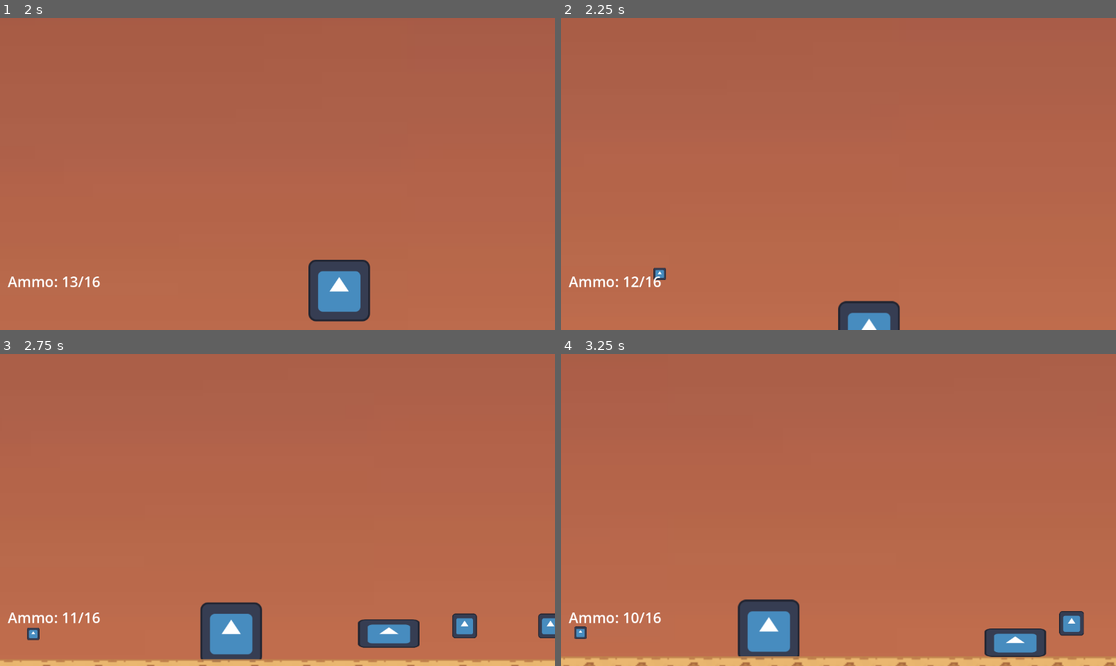
Above: before the commit, frames 1-4 (two rows, left to right).
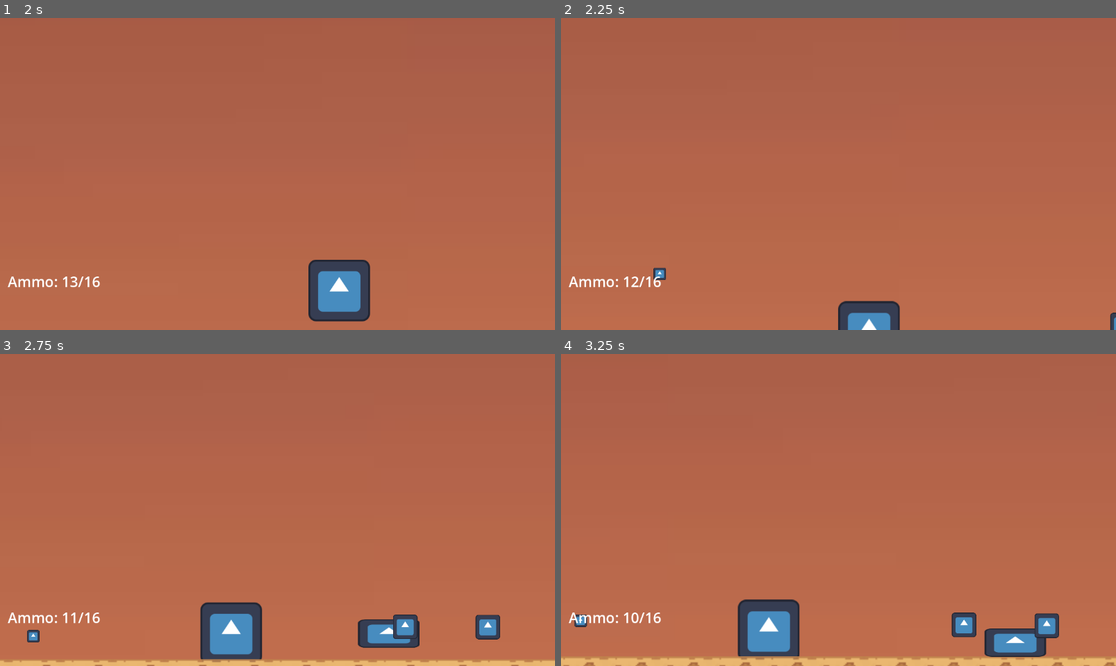
Above: after the commit, the same moments.

Repository: dzfrias/gladiator
Game: Godot game, scene res://scenes/level_playtest.tscn
Two runs of this game, one before a commit and one after it. Both use one fixed random seed, a clock stepped at 60 frames per second and the inputs below. This scene is started directly instead of the project's main scene. The engine's default icon, where the game draws it, is replaced by a stand-in: a white triangle on a blue panel in a dark square.
Inputs (mouse positions are in pixels of both pictures, inside the frame that each line leads up to):
- Up to frame 1 (2 s): move the mouse to (249, 236) at 0.52 s; press the mouse at (249, 236) at 0.53 s; hold D (right) from 0.53 s (still down); tap Space (jump) at 0.77, 1.07, 1.52, 1.82 s; move the mouse to (444, 220) at 1.27 s; release the mouse at (444, 220) at 1.28 s; tap S (crouch) at 1.35 s; click (444, 220) at 1.55 s
- Up to frame 2 (2.25 s): move the mouse to (672, 127) at 2.02 s; release D (right) at 2.03 s; press the mouse at (672, 127) at 2.03 s; hold A (left) from 2.03 s (still down)
- Up to frame 3 (2.75 s): keep holding A (left)
- Up to frame 4 (3.25 s): keep holding A (left); move the mouse to (866, 510) at 2.77 s; release the mouse at (866, 510) at 2.78 s; tap E (roll) at 2.85 s; tap Space (jump) at 3.02 s; click (866, 510) at 3.05 s

Frame 1 is identical in both runs. In frame 2, less than 0.1% of the frame differs, in the area x 98-100%, y 94-100%; in frame 3, 1.2%, in the area x 4-100%, y 83-93%; in frame 4, 1.2%.

Commit message:
Make shooter use a `Weapon`
This makes switching out the shooter's gun much easier, and makes the
logic more consistent.

Diff:
--- /dev/null
+++ b/resources/shooter.tres
@@ -0,0 +1,12 @@
+[gd_resource type="Resource" script_class="WeaponStats" load_steps=2 format=3 uid="uid://cm6ckunk22kfc"]
+
+[ext_resource type="Script" path="res://scripts/resources/weapon_stats.gd" id="1_axwou"]
+
+[resource]
+script = ExtResource("1_axwou")
+damage = 4.0
+reload_time = 5.0
+max_ammo = 3
+firing_interval = 0.2
+projectile_speed = 800.0
+angle_variance = 0.0245437
--- a/scenes/player.tscn
+++ b/scenes/player.tscn
@@ -51,6 +51,7 @@
 script = ExtResource("5_crqak")
 weapon_stats = ExtResource("6_0weg3")
 projectile_prefab = ExtResource("6_w2kq1")
+auto_reload = true
 
 [node name="MeleeBox" type="Area2D" parent="."]
 position = Vector2(123, 0)
--- a/scenes/shooter.tscn
+++ b/scenes/shooter.tscn
@@ -6,7 +6,9 @@
 [ext_resource type="Script" path="res://scripts/health.gd" id="3_arjap"]
 [ext_resource type="PackedScene" uid="uid://ch01mb13w86qc" path="res://assets/impact_particles.tscn" id="3_qpshq"]
 [ext_resource type="PackedScene" uid="uid://cp8jetrkdcjtc" path="res://scenes/health_bar_creator.tscn" id="5_mp71e"]
+[ext_resource type="Script" path="res://scripts/player/weapon.gd" id="5_rapbo"]
 [ext_resource type="Script" path="res://scripts/direction.gd" id="5_x6nd1"]
+[ext_resource type="Resource" uid="uid://cm6ckunk22kfc" path="res://resources/shooter.tres" id="6_cglso"]
 [ext_resource type="PackedScene" path="res://scenes/platform_detection.tscn" id="7_08p06"]
 
 [sub_resource type="RectangleShape2D" id="RectangleShape2D_d8kds"]
@@ -19,11 +21,6 @@
 collision_layer = 2
 collision_mask = 33
 script = ExtResource("1_a5ml5")
-projectile = ExtResource("2_5g1nj")
-projectile_speed = 600.0
-reload_time = 4.0
-shoot_cooldown_avg = 0.3
-shoot_cooldown_sd = 0.1
 impact_particle_prefab = ExtResource("3_qpshq")
 
 [node name="CollisionShape2D" type="CollisionShape2D" parent="."]
@@ -43,6 +40,11 @@
 [node name="CollisionShape2D" type="CollisionShape2D" parent="DetectionZone"]
 shape = SubResource("CircleShape2D_oetyt")
 
+[node name="Weapon" type="Node2D" parent="."]
+script = ExtResource("5_rapbo")
+weapon_stats = ExtResource("6_cglso")
+projectile_prefab = ExtResource("2_5g1nj")
+
 [node name="Direction" type="Node" parent="."]
 script = ExtResource("5_x6nd1")
 
--- a/scripts/enemies/shooter.gd
+++ b/scripts/enemies/shooter.gd
@@ -7,14 +7,6 @@
 @export var y_cutoff: float = 70.0
 @export var jump_height: float = -800
 @export var y_axis_follow_time: float = 1.0
-@export_category("Shooting")
-@export var projectile: PackedScene
-@export var projectile_speed := 800.0
-@export var projectile_damage := 4.0
-@export var ammo := 3
-@export var reload_time := 5.0
-@export var shoot_cooldown_avg: float = 0.9
-@export var shoot_cooldown_sd: float = 0.2
 
 @export var impact_particle_prefab: PackedScene
 
@@ -22,9 +14,7 @@
 
 var _state: State = State.IDLE
 var _tracking: Node2D
-var _can_attack: bool = true
 var _player_follow_time: float = 0.0
-@onready var _current_ammo = ammo
 
 enum State {
 	IDLE,
@@ -78,7 +68,7 @@
 			# player so we can get on the same ground as them.
 			if absf(xdist) > stop_dist or ydist > y_cutoff:
 				velocity.x = $Direction.scalar * speed
-			elif _can_attack:
+			elif !$Weapon.is_reloading:
 				_shoot()
 			else:
 				velocity.x = 0
@@ -91,24 +81,11 @@
 
 func _shoot() -> void:
 	_state = State.SHOOTING
-	for i in range(ammo):
-		var p := projectile.instantiate()
-		get_tree().root.add_child(p)
-		var angle: float
-		if $Direction.is_right:
-			angle = 0.0
-		else:
-			angle = PI
-		p.fire(projectile_speed, angle)
-		p.damage = projectile_damage
-		p.position = position
-		var wait := maxf(0, randfn(shoot_cooldown_avg, shoot_cooldown_sd))
-		await get_tree().create_timer(wait).timeout
+	while $Weapon.ammo > 0:
+		await $Weapon.fire($Direction)
 
 	_state = State.TRACKING
-	_can_attack = false
-	await get_tree().create_timer(reload_time).timeout
-	_can_attack = true
+	await $Weapon.reload()
 
 func _on_detection_zone_body_entered(body: Node2D) -> void:
 	if body is Player:
--- a/scripts/player/weapon.gd
+++ b/scripts/player/weapon.gd
@@ -2,6 +2,7 @@
 
 @export var weapon_stats: WeaponStats
 @export var projectile_prefab: PackedScene
+@export var auto_reload = false
 
 signal on_ammo_changed(ammo: int, max_ammo: int)
 
@@ -35,18 +36,16 @@
 	projectile.fire(weapon_stats.projectile_speed, angle)
 	projectile.damage = weapon_stats.damage
 	projectile.global_position = global_position
-	get_tree().root.add_child(projectile)
+	get_tree().current_scene.add_child(projectile)
 
 	ammo -= 1
 	on_ammo_changed.emit(ammo, weapon_stats.max_ammo)
-	if ammo <= 0:
+	if ammo == 0 and auto_reload:
 		reload()
-	shot_wait_time()
+		return
 
-func shot_wait_time():
 	can_fire = false
 	await get_tree().create_timer(weapon_stats.firing_interval).timeout
-
 	if !is_reloading:
 		can_fire = true
 
Not shown: 1 places in scenes/shooter.tscn that only renumber resources
